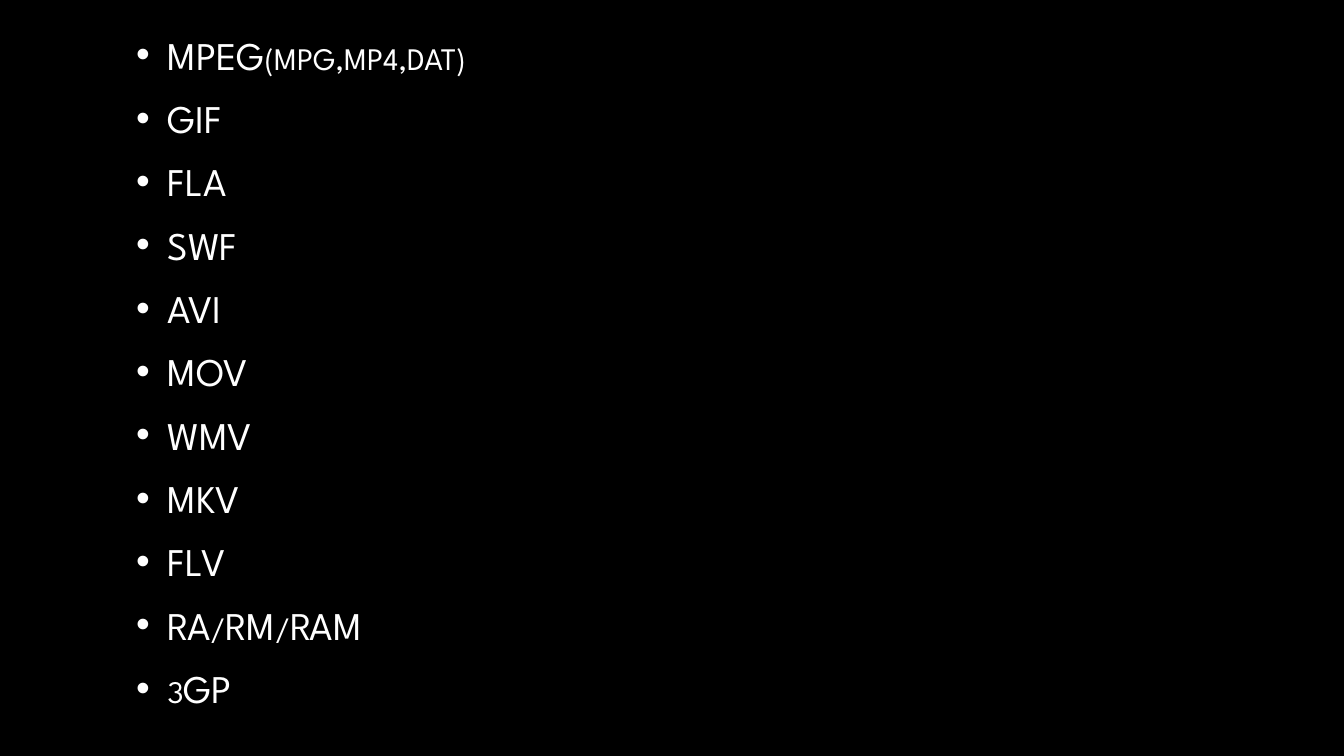
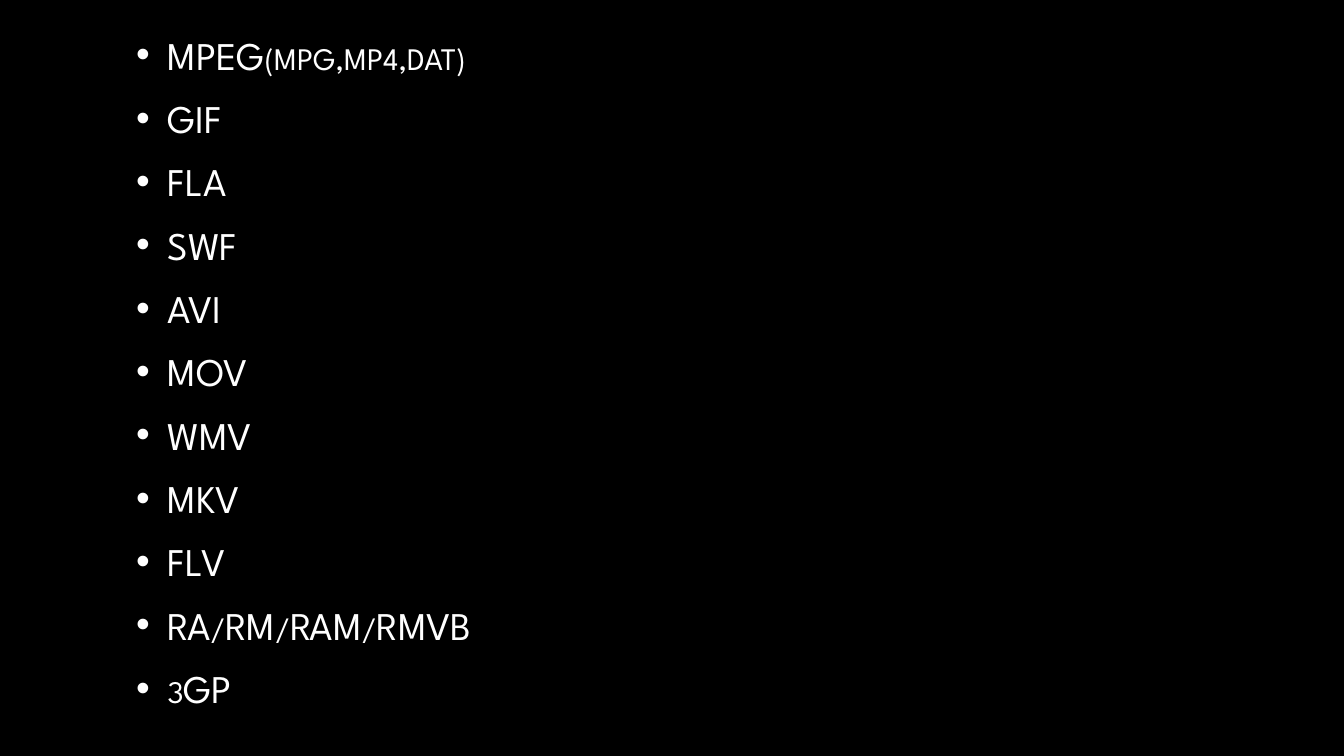
Before and after one commit to TomisTony/Techshare, a slide deck: slide 24 of 初探多媒体.pptx. Drawn at 1344x756 pixels with LibreOffice and Linux fonts; fonts in the diff are those of the drawing; background and template pictures are left out. Boxes give left, top, right and bottom in pixels: in the first picture for what was removed or moved away, otherwise in the second. Text is boxed around its words. In the diff, an @@ line names an element or a change of style, - is before the commit and + after.

```diff
--- a/初探多媒体.pptx
+++ b/初探多媒体.pptx
@@ text at (168,614,472,640): text changed @@
-• RA/RM/RAM
+• RA/RM/RAM/RMVB
```
Also in this commit, not shown: 1 other file.
